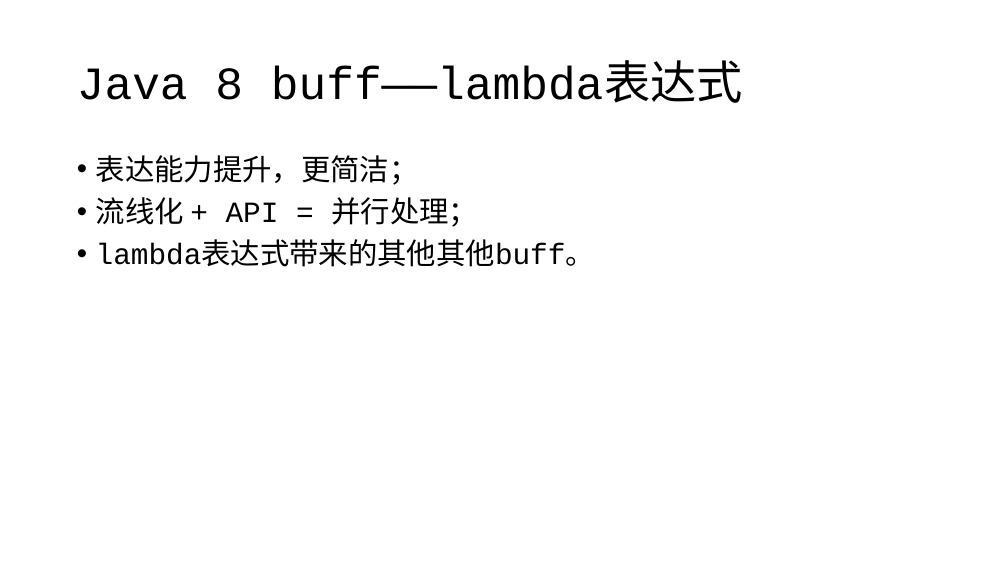
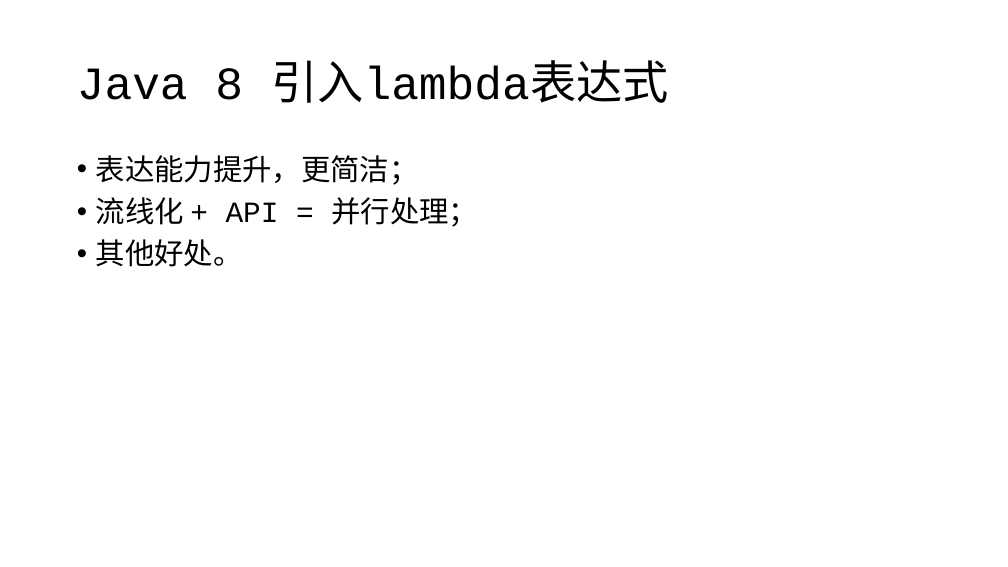
Before and after one commit to RuWang-0/lambda-in-Java-C-, a slide deck: slide 6 of lambda-ppt.pptx (slide 5 before the commit). Drawn at 1008x567 pixels with LibreOffice and Linux fonts; fonts in the diff are those of the drawing. Boxes give left, top, right and bottom in pixels: in the first picture for what was removed or moved away, otherwise in the second. Text is boxed around its words. In the diff, an @@ line names an element or a change of style, - is before the commit and + after.

```diff
--- a/lambda-ppt.pptx
+++ b/lambda-ppt.pptx
@@ title at (77,60,669,103): text changed @@
-Java 8 buff——lambda表达式
+Java 8 引入lambda表达式
@@ text at (96,239,243,267): text changed @@
-• lambda表达式带来的其他其他buff。
+• 其他好处。
```
Also in this commit, not shown: 11 other slides changed, 2 slides added, 4 slides removed.
